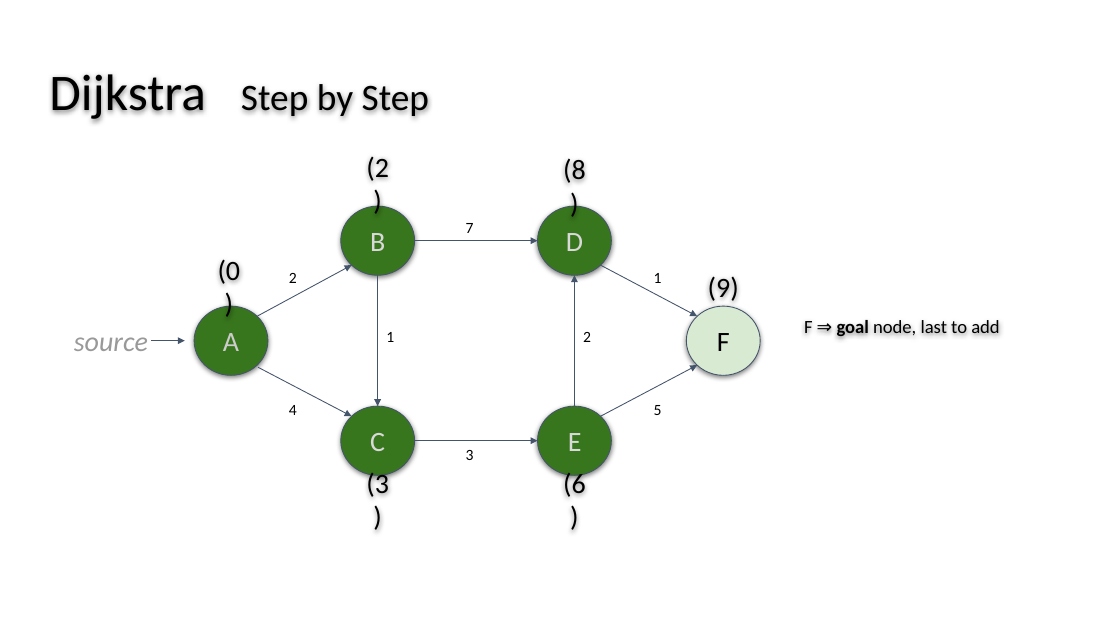
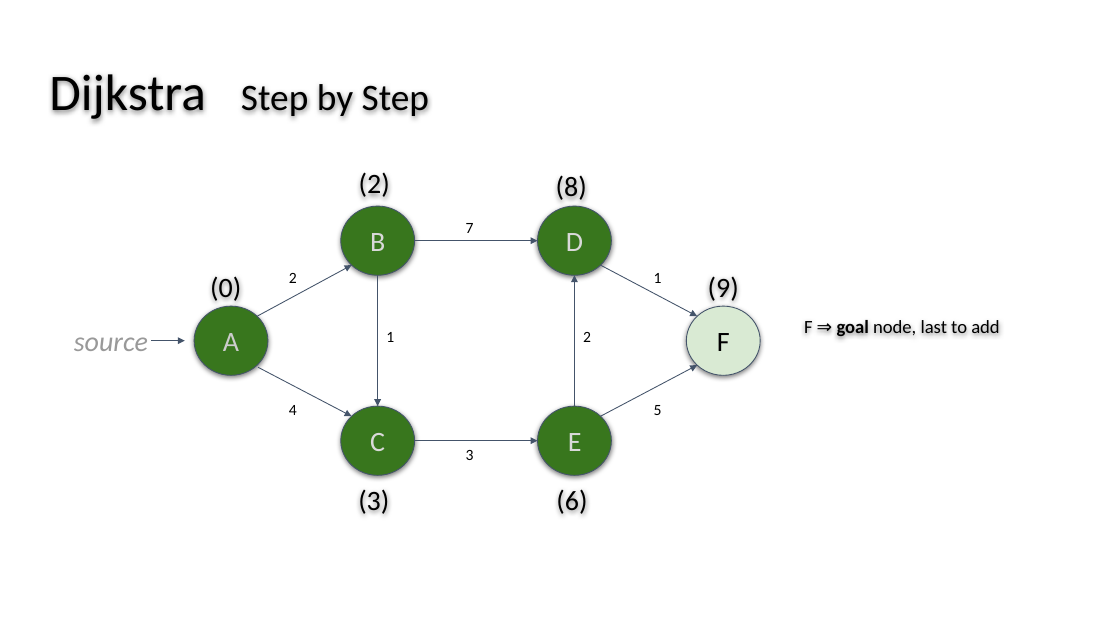
Before and after one commit to wslatts/Dijkstra_AStar_Presentation, a slide deck: slide 14 of Slides_Part2_AlgorithmAnalysis.pptx. Drawn at 1120x630 pixels with LibreOffice and Linux fonts; fonts in the diff are those of the drawing. Boxes give left, top, right and bottom in pixels: in the first picture for what was removed or moved away, otherwise in the second. Text is boxed around its words. In the diff, an @@ line names an element or a change of style, - is before the commit and + after.

```diff
--- a/Slides_Part2_AlgorithmAnalysis.pptx
+++ b/Slides_Part2_AlgorithmAnalysis.pptx
@@ text "(2)" rewrapped from (366,157,389,181) to (359,173,390,197) @@
@@ text "(8)" rewrapped from (563,159,586,183) to (556,176,587,200) @@
@@ text "(0)" rewrapped from (218,260,241,284) to (210,277,241,301) @@
@@ text "(3)" rewrapped from (366,470,389,500) to (358,490,389,514) @@
@@ text "(6)" rewrapped from (563,470,586,500) to (556,489,587,514) @@
```
Also in this commit, not shown: 14 other slides changed.
